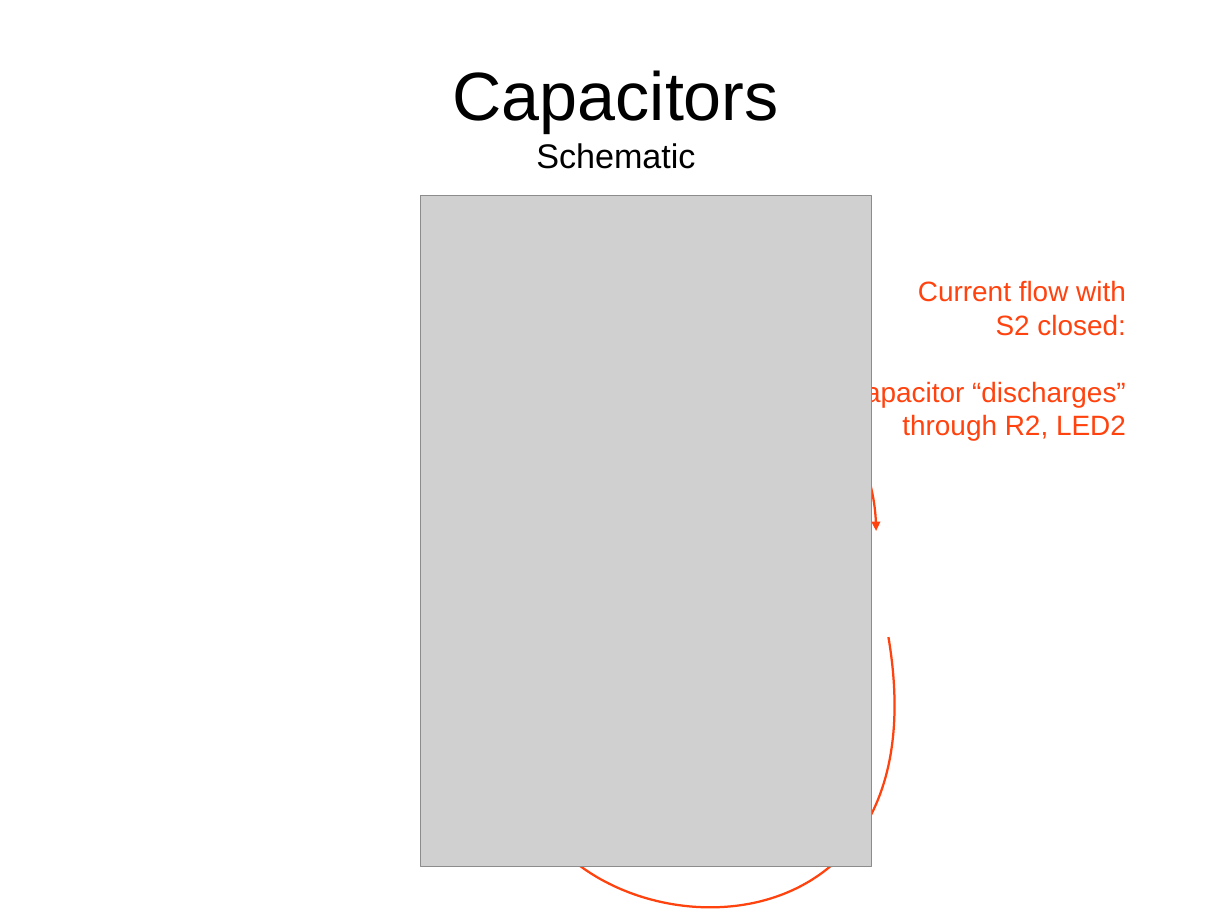
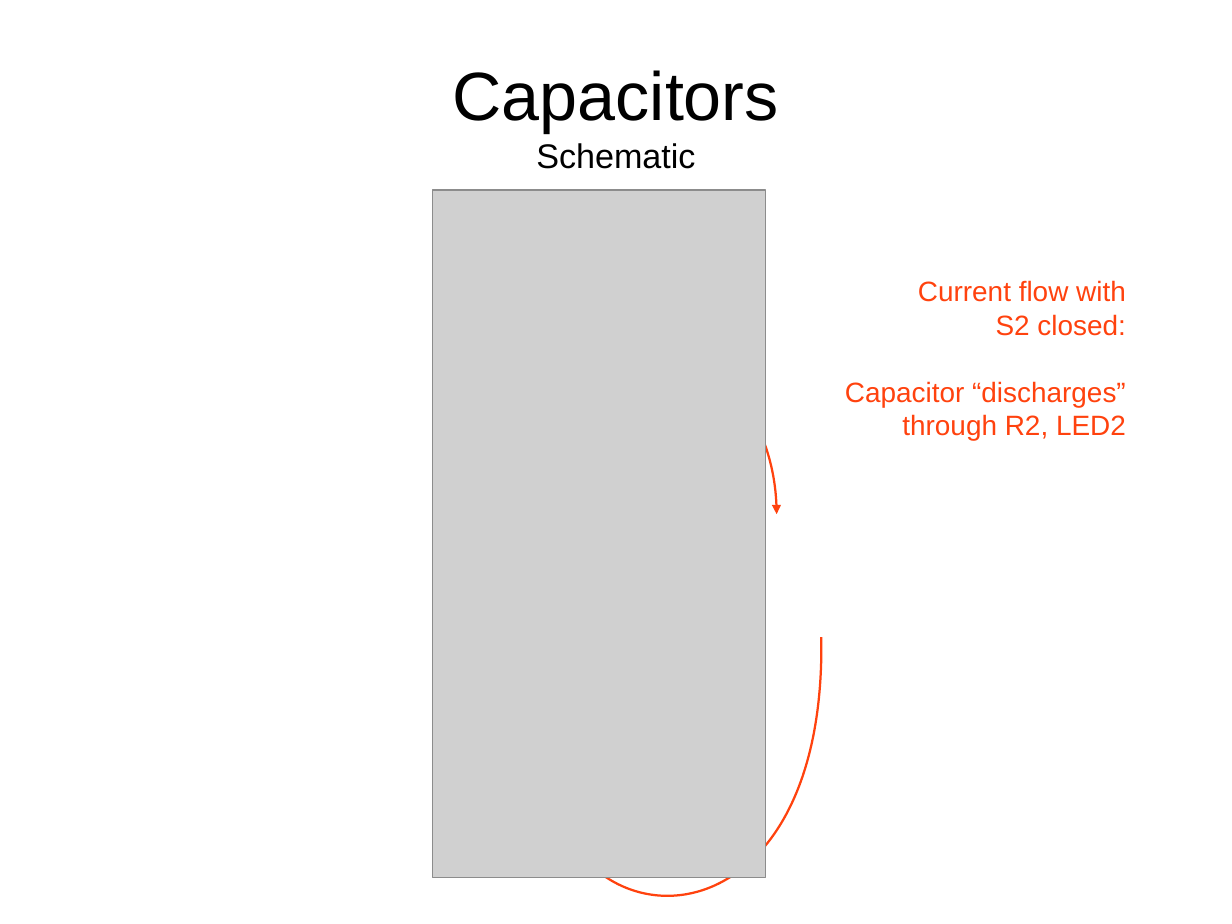
Before and after one commit to swarren/presentations, a slide deck: slide 35 of lcs-electronics-intro/lcs-electronics-intro.odp. Drawn at 1232x924 pixels with LibreOffice and Linux fonts; fonts in the diff are those of the drawing; grey boxes stand for pictures; background and template pictures are left out. Boxes give left, top, right and bottom in pixels: in the first picture for what was removed or moved away, otherwise in the second. Text is boxed around its words. In the diff, an @@ line names an element or a change of style, - is before the commit and + after.

Commit message:
lcs-electronics-intro: rendering fixes
- Redo schematic layout for all Fritzing diagrams; Fritzing appears to
  have forgotten all the previous layout I did!
- Re-export all Fritzing schematics to SVG and reimport those into the
  presentation. This mostly solves this missing rendering of LEDs in OOo.
  However, the light arrows from the LEDs still don't render with arrows.
- Fix inconsistent shade of yellow used in presentation popouts.

```diff
--- a/lcs-electronics-intro/lcs-electronics-intro.odp
+++ b/lcs-electronics-intro/lcs-electronics-intro.odp
@@ picture: place and size @@
-picture at [420, 196, 872, 866]
+picture at [433, 190, 766, 878]
@@ freeform shape: place and size @@
-freeform shape at [615, 330, 876, 531]
+freeform shape at [553, 345, 777, 514]
@@ freeform shape: place and size @@
-freeform shape at [520, 637, 894, 907]
+freeform shape at [548, 637, 822, 894]
```
Also in this commit, not shown: 23 other slides changed, 17 other files.
